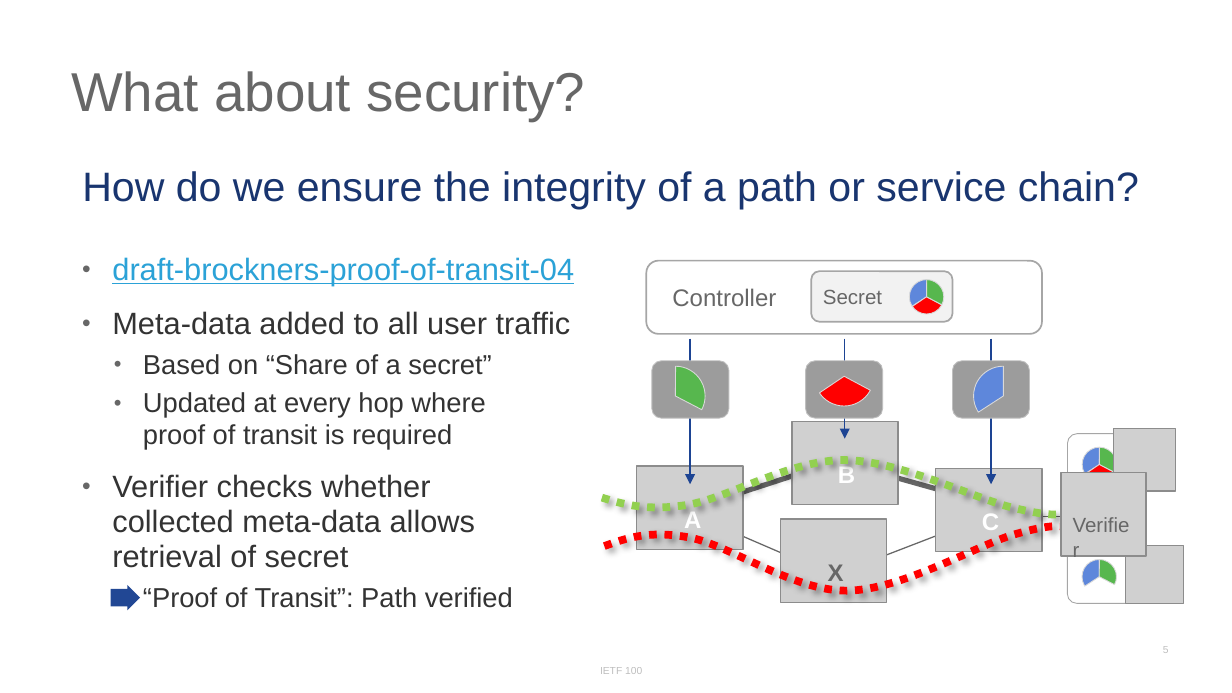
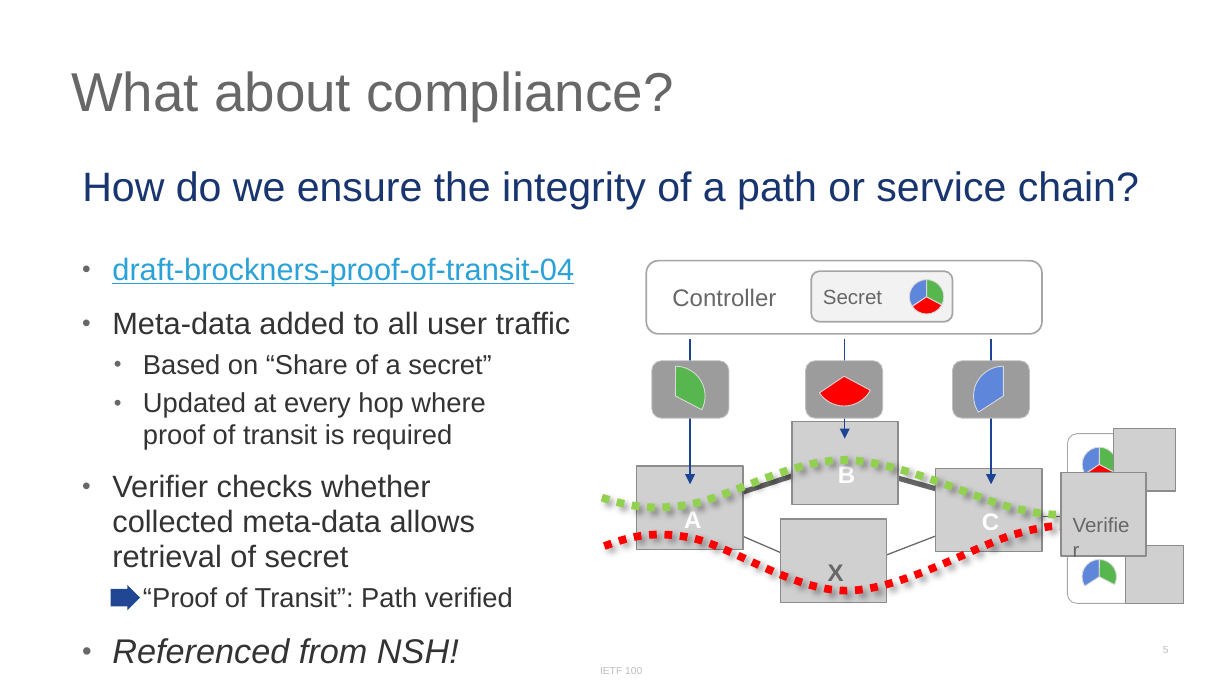
Before and after one commit to inband-oam/ietf, a slide deck: slide 5 of presentations/IETF100/IETF100-SFC-IOAM.pptx. Drawn at 1232x693 pixels with LibreOffice and Linux fonts; fonts in the diff are those of the drawing; grey boxes stand for pictures. Boxes give left, top, right and bottom in pixels: in the first picture for what was removed or moved away, otherwise in the second. Text is boxed around its words. In the diff, an @@ line names an element or a change of style, - is before the commit and + after.

```diff
--- a/presentations/IETF100/IETF100-SFC-IOAM.pptx
+++ b/presentations/IETF100/IETF100-SFC-IOAM.pptx
@@ title at bbox=[71, 71, 673, 120]: text changed @@
-What about security?
+What about compliance?
@@ text at bbox=[112, 638, 459, 664]: paragraph added @@
+• Referenced from NSH!
```
Also in this commit, not shown: 3 other slides changed, 1 slide added, 5 other files.
